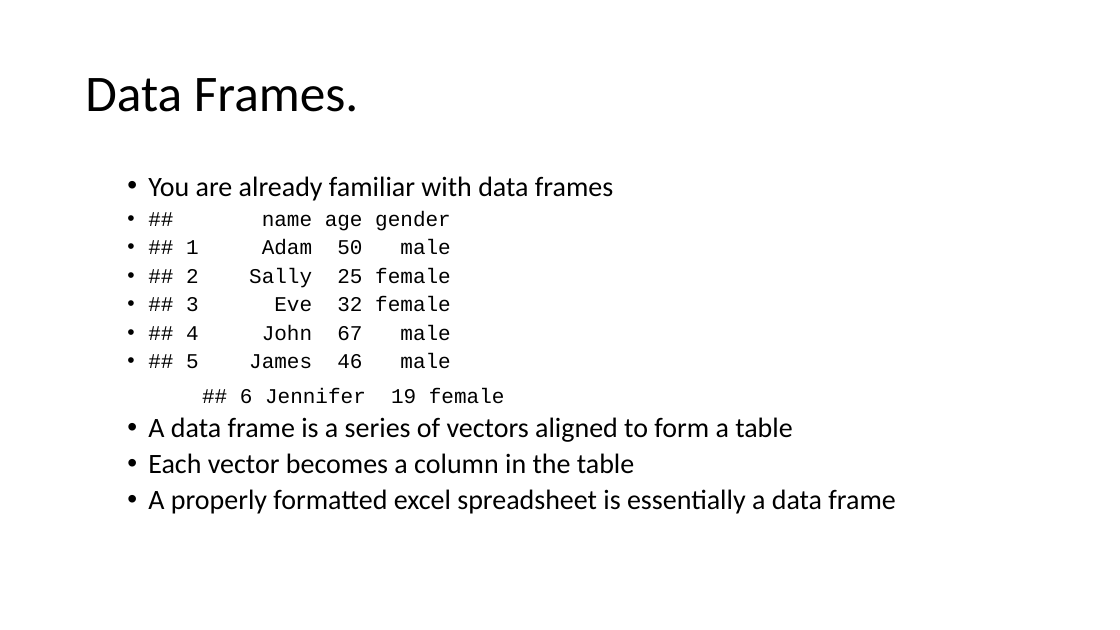
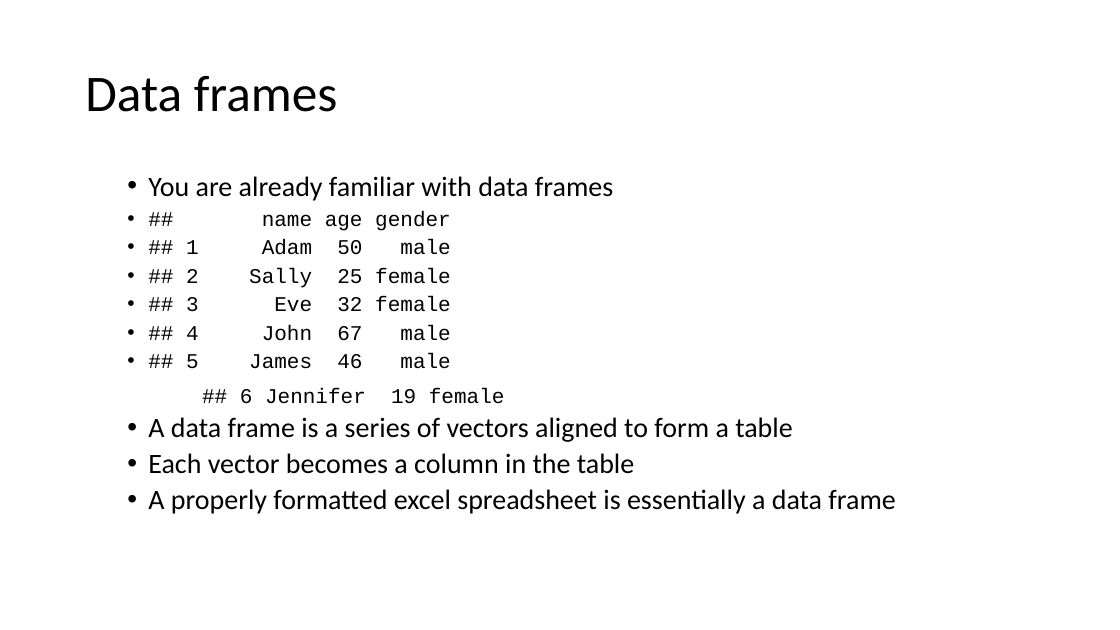
Before and after one commit to ClinicianCoders/ClinicianCoders, a slide deck: slide 28 of Workshops/Workshop1.pptx. Drawn at 1120x630 pixels with LibreOffice and Linux fonts; fonts in the diff are those of the drawing. Boxes give left, top, right and bottom in pixels: in the first picture for what was removed or moved away, otherwise in the second. Text is boxed around its words. In the diff, an @@ line names an element or a change of style, - is before the commit and + after.

```diff
--- a/Workshops/Workshop1.pptx
+++ b/Workshops/Workshop1.pptx
@@ title at [85,76,338,112]: text changed @@
-Data Frames.
+Data frames
```
Also in this commit, not shown: 1 other slide changed, 5 other files.
